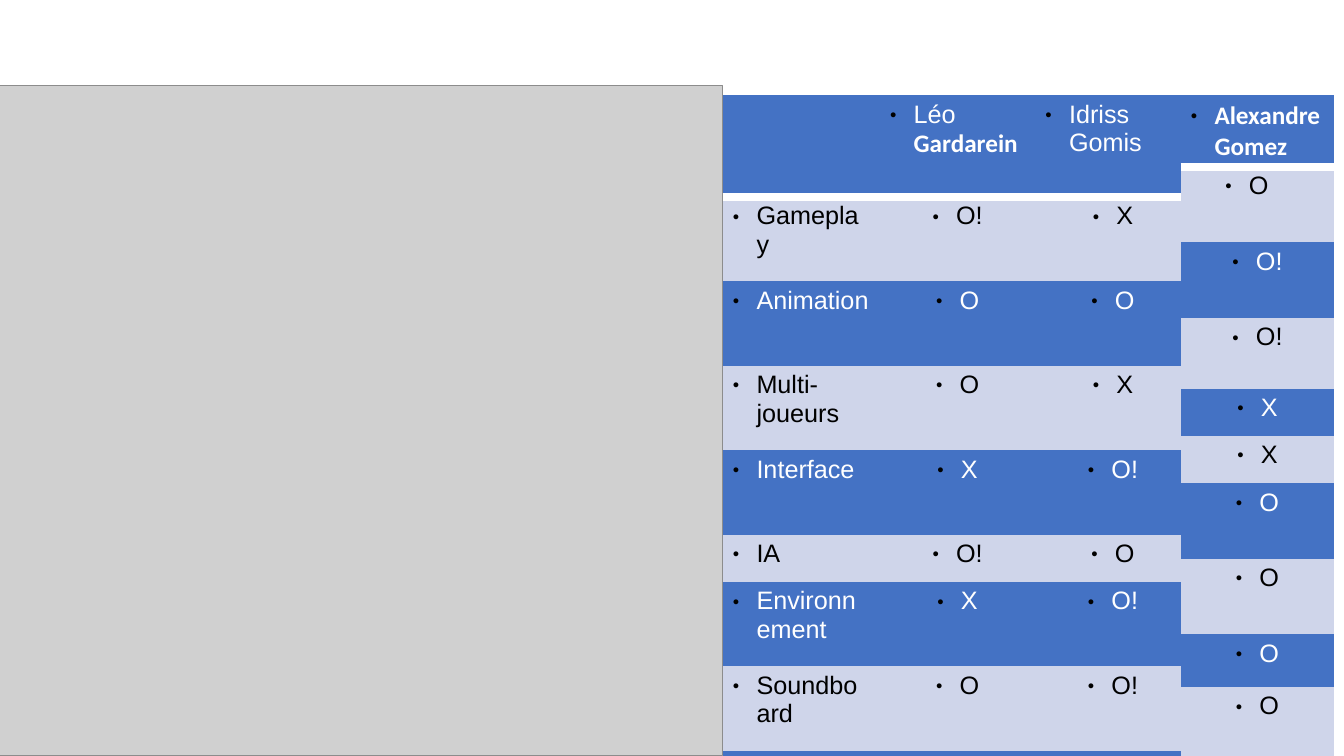
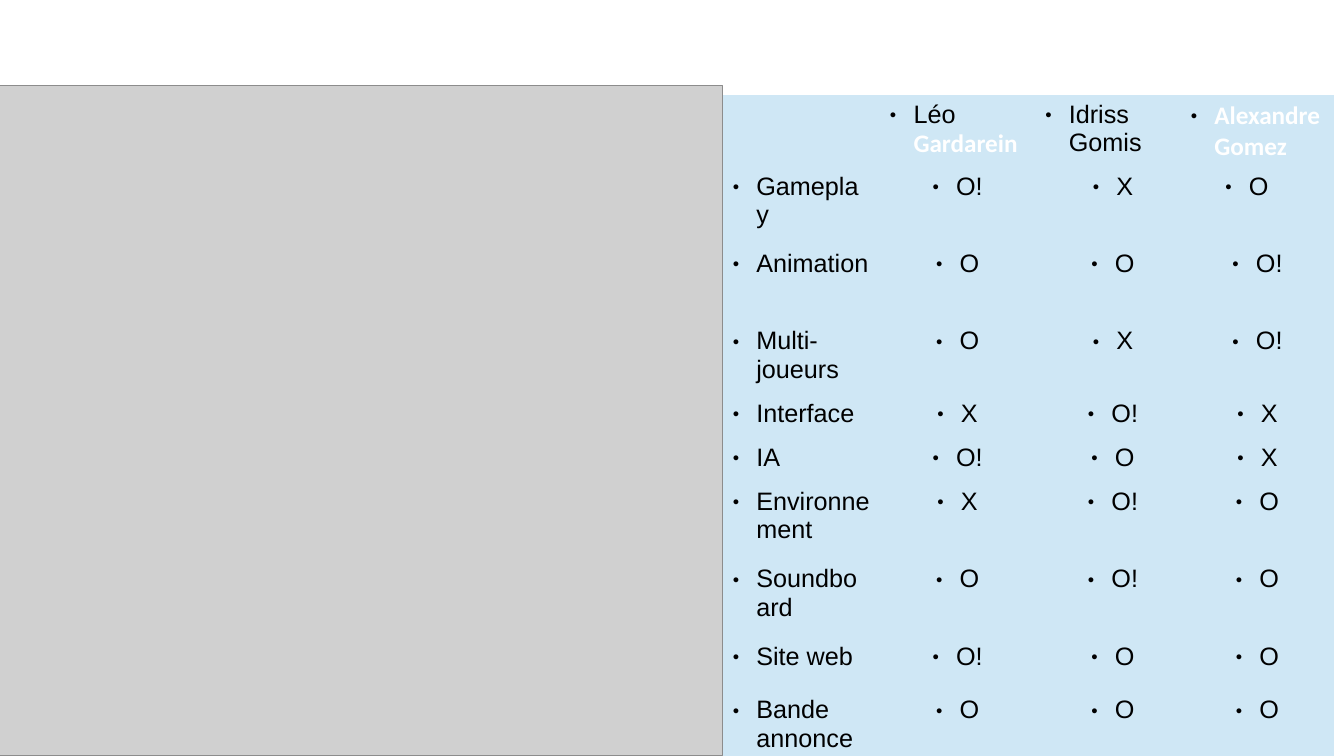
Before and after one commit to AlexandrEpita/Bizarre-Chess-Adventure, a slide deck: slide 3 of diapo soutenance.odp. Drawn at 1344x756 pixels with LibreOffice and Linux fonts; fonts in the diff are those of the drawing; grey boxes stand for pictures. Boxes give left, top, right and bottom in pixels: in the first picture for what was removed or moved away, otherwise in the second. Text is boxed around its words. In the diff, an @@ line names an element or a change of style, - is before the commit and + after.

Commit message:
powerpoint

```diff
--- a/diapo soutenance.odp
+++ b/diapo soutenance.odp
@@ table at (723,95,1191,756) @@
@@ fill #4472C4 to #CFE7F5 in 15 cells @@
@@ fill #CFD5EA to #CFE7F5 in 15 cells @@
@@ text colour #FFFFFF to #000000 in "Léo", "Idriss Gomis", "Animation", "O" and 10 more places @@
@@ borders changed @@
@@ table at (1181,95,1334,756) @@
@@ fill #4472C4 to #CFE7F5 in 5 cells @@
@@ fill #CFD5EA to #CFE7F5 in 5 cells @@
@@ text colour #FFFFFF to #000000 in "O!", "X", "O", "O" @@
@@ borders changed @@
```
Also in this commit, not shown: 6 other slides changed, 1 other file.
